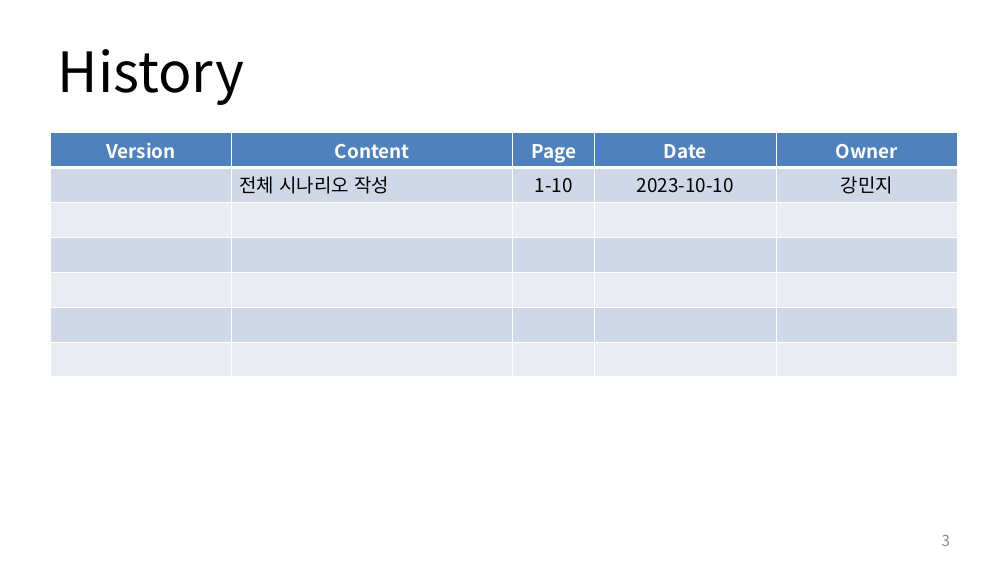
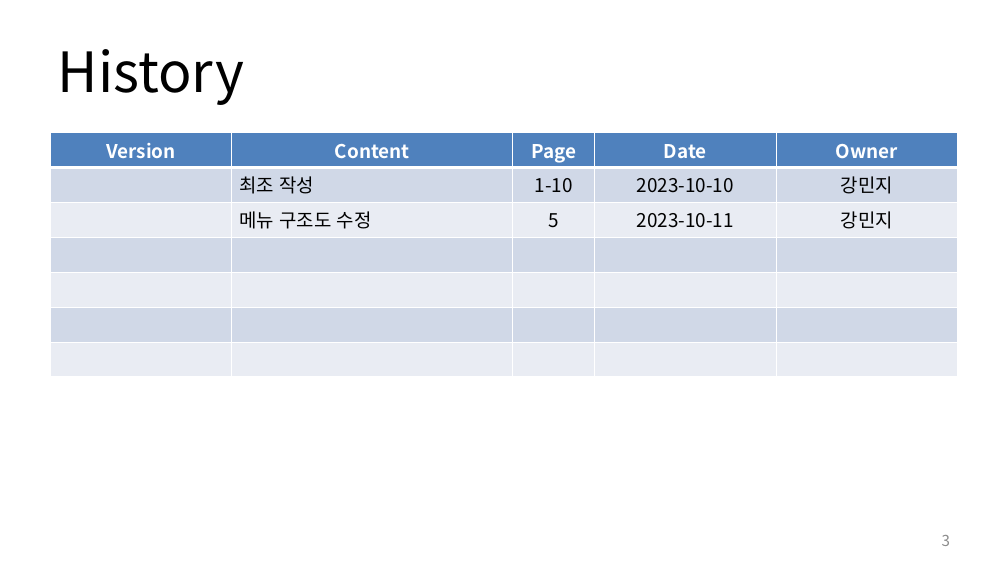
Before and after one commit to zizi3421/meeting_site_project01, a slide deck: slide 3 of PPT/웹 스토리보드.pptx. Drawn at 1008x567 pixels with LibreOffice and Linux fonts; fonts in the diff are those of the drawing. Boxes give left, top, right and bottom in pixels: in the first picture for what was removed or moved away, otherwise in the second. Text is boxed around its words. In the diff, an @@ line names an element or a change of style, - is before the commit and + after.

```diff
--- a/PPT/웹 스토리보드.pptx
+++ b/PPT/웹 스토리보드.pptx
@@ table at (51, 132, 958, 376) @@
-row 2:  | 전체 시나리오 작성 | 1-10 | 2023-10-10 | 강민지
+row 2:  | 최조 작성 | 1-10 | 2023-10-10 | 강민지
+row 3:  | 메뉴 구조도 수정 | 5 | 2023-10-11 | 강민지
-row 7:  |  |  |  | 
```
Also in this commit, not shown: 3 other slides changed, 1 slide added, 1 slide removed.
